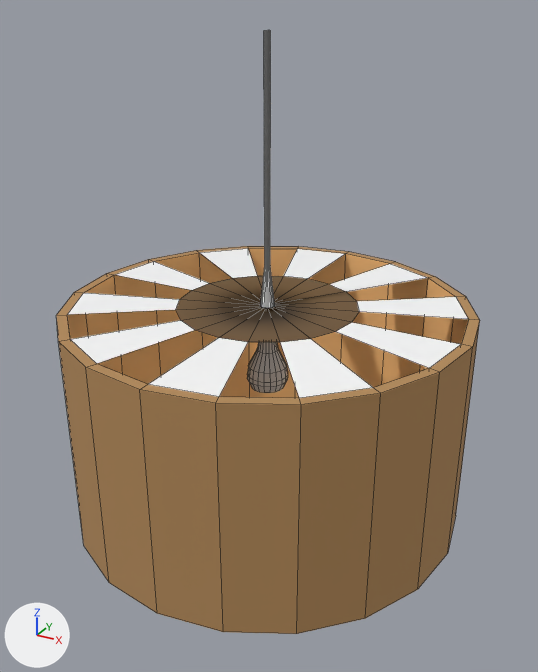
One commit to the OBJ model Assets/Models/Furniture/CeilingLight.obj: the scene before it, then after it.
One viewpoint serves both versions: a camera (50 mm lens) standing at (1.64, -2.96, 0.08) and looking at (0.04, -0.07, -1.36). The lights are fixed; the arrows at lower left show +X, +Y and +Z. Mesh edges are drawn as thin lines. Where no turn or scale is listed for an object, it has been applied to the vertices. Vertices at the same position are counted once.

Objects in the first picture: 'CeilingLamp_Cylinder'.
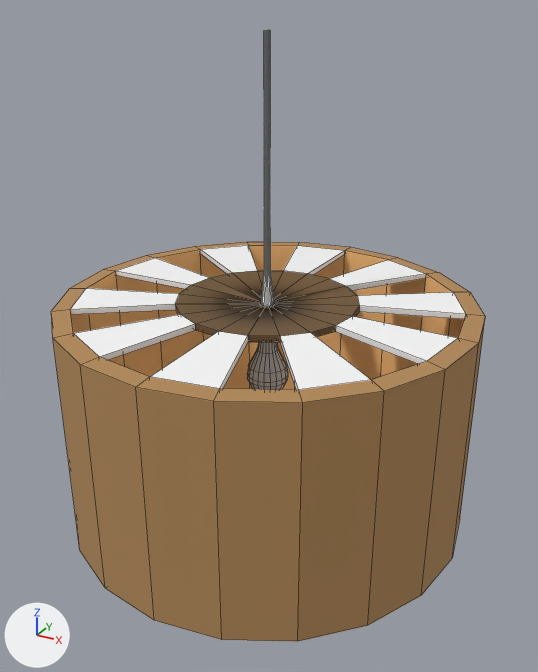
Where the change shows, as pixel boxes [x1, y1, x2, y2] in the pictures (538 x 672 px):
'CeilingLamp_Cylinder', reshaped
    before: [56, 30, 480, 634]
    after: [51, 30, 485, 642]
part 1 of me_ceilinglamp_cylinder, added (brown)
    after: [51, 30, 485, 642]

Diff of the bpy script that builds the scene:
```diff
--- a/Assets/Models/Furniture/CeilingLight.obj.py
+++ b/Assets/Models/Furniture/CeilingLight.obj.py
@@ me_ceilinglamp_cylinder @@
 # used by ob_ceilinglamp_cylinder; location = (0.0, 0.0, 0.0)
-me_ceilinglamp_cylinder.from_pydata(...)  # 321 vertices, 311 faces; spans x -1.0..1.0, y -1.0..1.0, z -2.34..0.0
+me_ceilinglamp_cylinder.from_pydata(...)  # 661 vertices, 673 faces; spans x -1.02..1.02, y -1.02..1.02, z -2.36..0.0
+# me_ceilinglamp_cylinder part 1: 340 vertices added at x -1.02..1.02, y -1.02..1.02, z -2.36..-0.02
 me_ceilinglamp_cylinder.materials.append(mat_cable)
```
